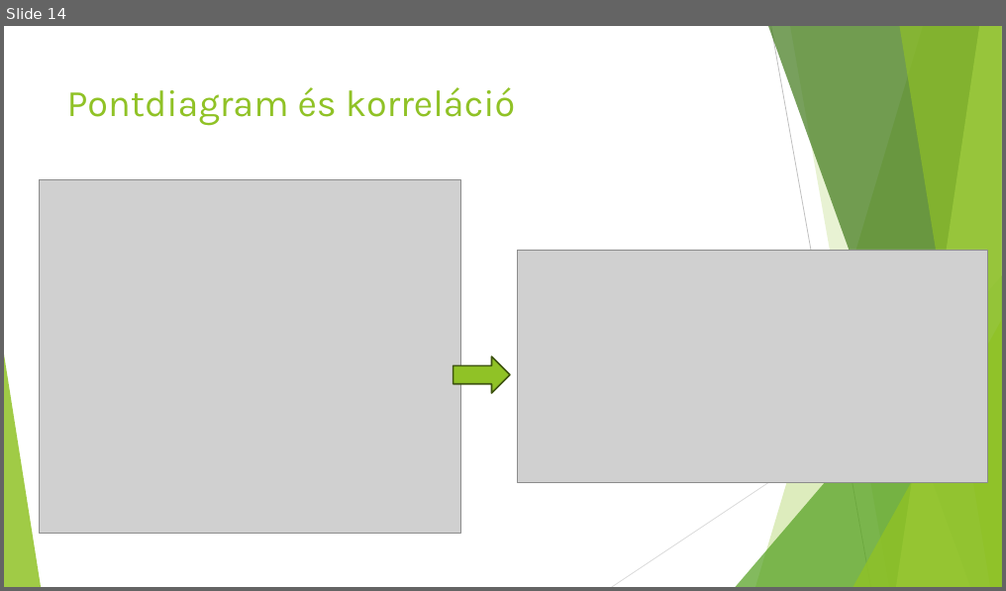
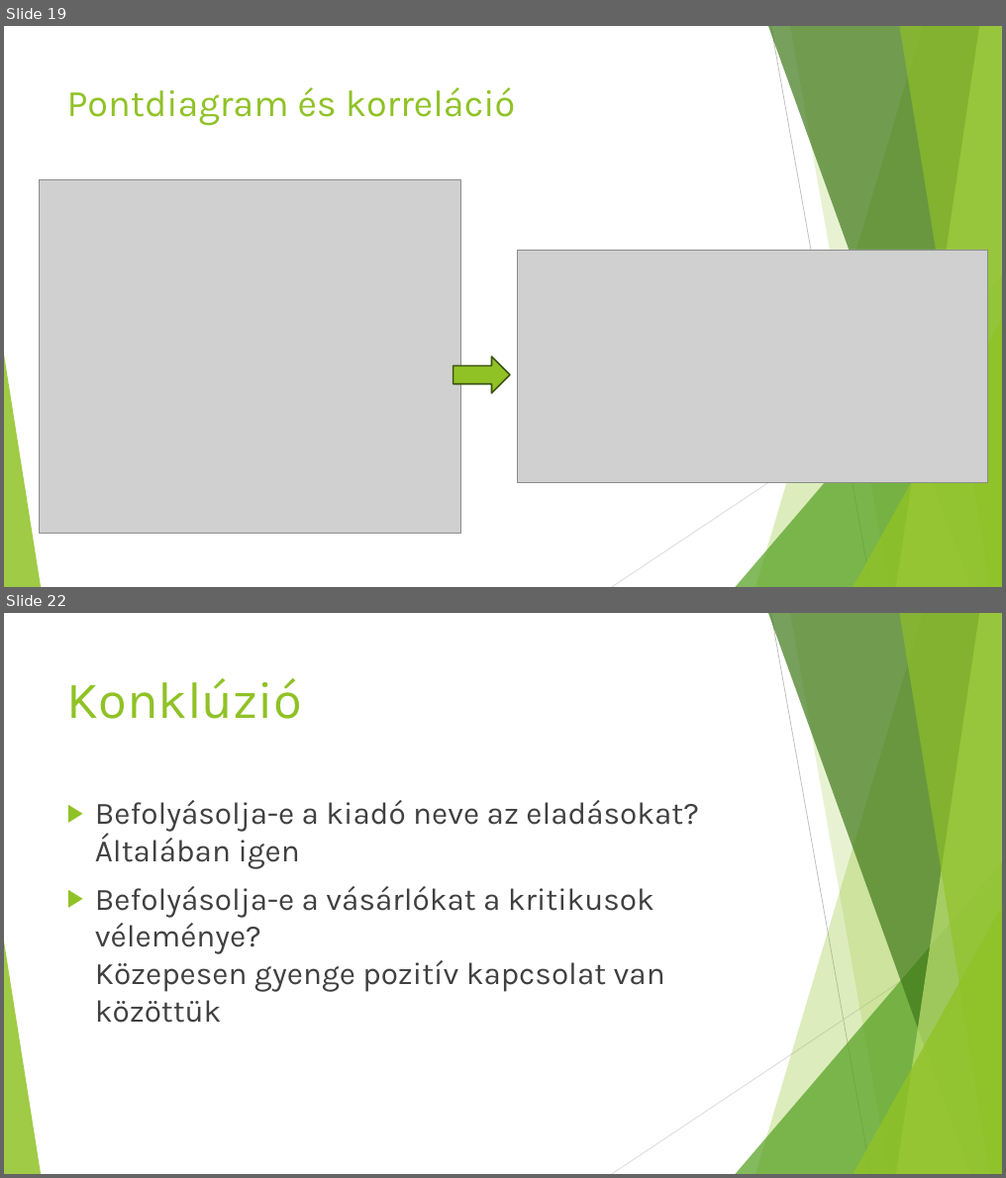
Before and after one commit to lacithelaci/oktatas, a slide deck: egyetemi_feleves_cuccok/4_szemeszter/üzleti_intelligencia/prezentáció.pptx. Shown one above the other, each under a label of ours: slide 14 before the commit, slides 19 and 22 after it; the slides between them are not shown. The pictures are 1006x591 and 1006x1178 pixels, drawn with LibreOffice and Linux fonts; fonts in the diff are those of the drawing; grey boxes stand for pictures. Boxes give left, top, right and bottom in pixels: in the first picture for what was removed or moved away, otherwise in the second. Text is boxed around its words. In the diff, an @@ line names an element or a change of style, - is before the commit and + after.

```diff
--- a/egyetemi_feleves_cuccok/4_szemeszter/üzleti_intelligencia/prezentáció.pptx
+++ b/egyetemi_feleves_cuccok/4_szemeszter/üzleti_intelligencia/prezentáció.pptx
@@ slide 22 added at <box>4,613,1002,1174</box>, background #FFFFFF; not listed: 10 template elements that a slide beside it also shows @@
@@ title added at <box>67,678,302,719</box>, 50 pt, text #90C226 @@
+Konklúzió
@@ text added at <box>95,800,699,1023</box>, 30 pt, text #404040 @@
+▶ Befolyásolja-e a kiadó neve az eladásokat? Általában igen
+▶ Befolyásolja-e a vásárlókat a kritikusok véleménye?
+  Közepesen gyenge pozitív kapcsolat van közöttük
@@ what was slide 14 is now slide 19 @@
```
Also in this commit, not shown: 1 slide changed, 9 other slides added, 1 slide removed, 1 other file.
